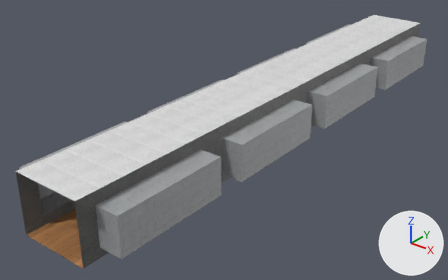
An edit to the glTF model assets/obj/museum/aileM1.gltf, drawn before and after from the same camera.
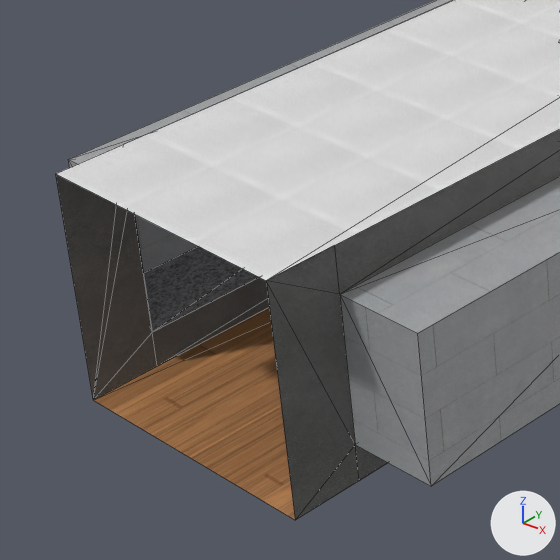
There are two pictures of each version: one whole from a camera (50 mm lens) standing at (30.0, -19.4, 24.6) and looking at (-2.7, 21.5, -0.8), one close up on the part from 0% to 35% of the width and 44% to 100% of the height. Every picture has the same lights, and +X, +Y and +Z are marked at lower right. The close-ups show mesh edges as thin lines. Where no turn or scale is listed for an object, it has been applied to the vertices. Vertices at the same position are counted once.

In view in the first close-up: 'Murs', 'Renfocements', 'Sol', 'Toit'.
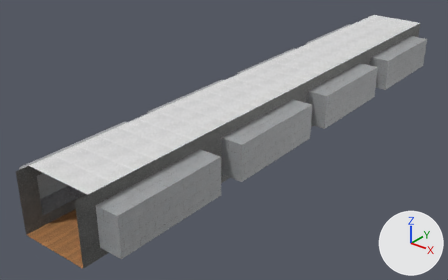
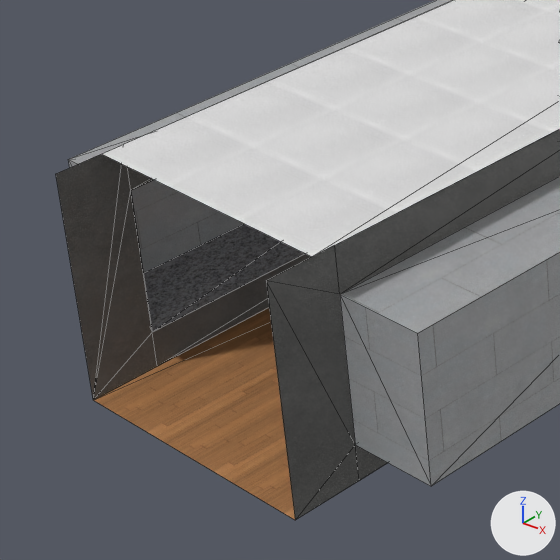
Location of each change, (x1, y1, x2, y2) in pixels of the close-ups (560 x 560 px):
'Toit', reshaped: before (57, 0, 560, 280); after (102, 0, 560, 257)

Edits to the bpy script that builds the scene:
```text
Change me_cube_004:
    where me_cube_004.from_pydata(...)  # 4 vertices, 2 faces; spans x -3.0..3.0, y -51.5..0.0, z 0.0
    used by ob_toit; location = (0.0, 51.5, 5.0)
    me_cube_004 part 1
    me_cube_004.vertices[0].co: (-3.0, -51.5, 0.0) -> (-3.0, -50.5, 0.0)  # pixel (55, 173) -> pixel (101, 153)
    me_cube_004.vertices[2].co: (3.0, -51.5, 0.0) -> (3.0, -50.5, 0.0)  # pixel (266, 280) -> pixel (312, 256)
```
